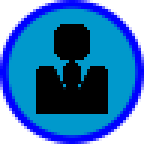
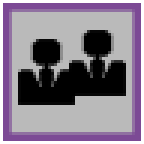
Layer changes from the first w=144, h=144 image to the second:
added group "Group 1" with 10 layers over (0, 0, 144, 144)
showed "collegue Kopie", moved it into group "Group 1" over (18, 30, 126, 105)
hid "usertie", moved it into group "Group 1" over (36, 24, 108, 114)
hid "Ellipse 4", moved it into group "Group 1" over (0, 0, 144, 144)
showed "Rechteck 1", moved it into group "Group 1" over (3, 3, 141, 141)
